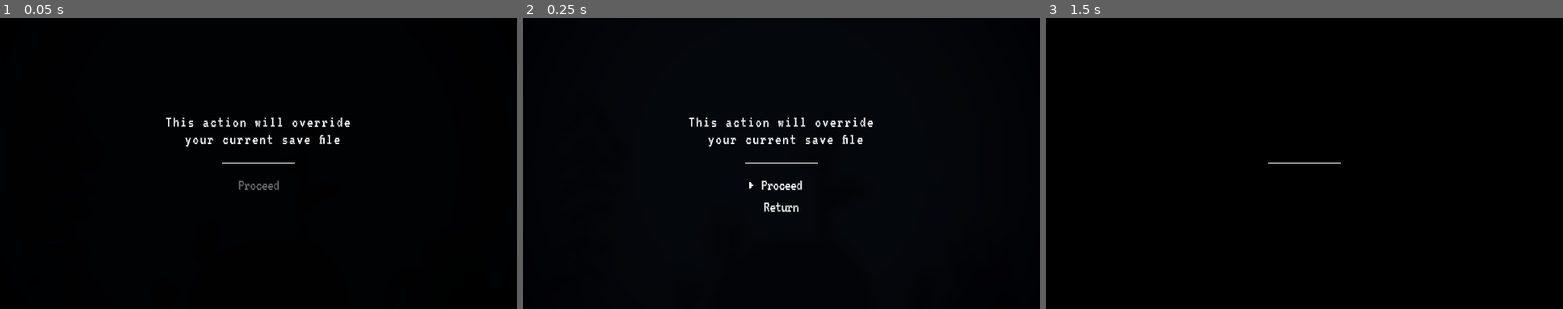
Above: before the commit, frames 1-3 (left to right).
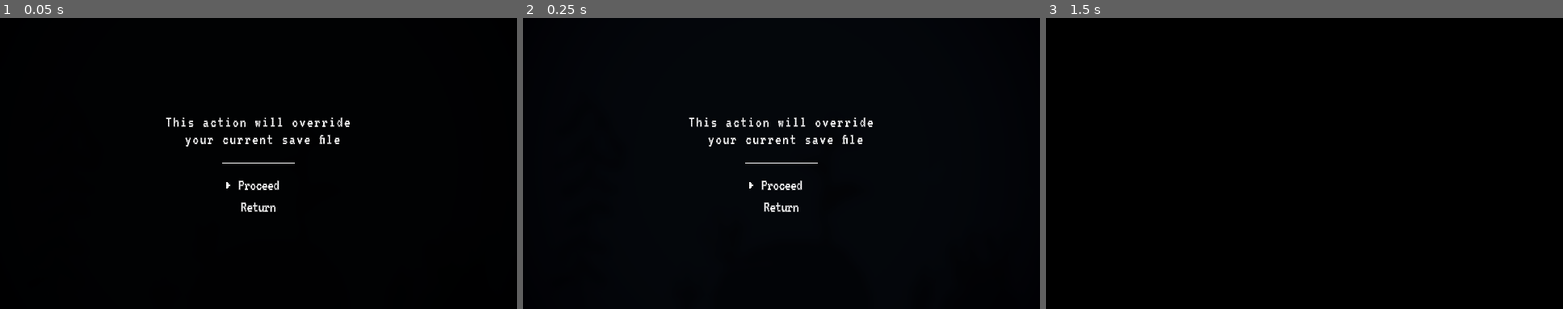
Above: after the commit, the same moments.

Repository: Absolute-Cinema-GameDev/callisto-game
Game: Godot game, scene res://scenes/ui/new_game_warning_screen/new_game_warning_screen.tscn
Same seed, same stepped clock (60 frames per second), same inputs: the game is played once before the commit and once after it. This scene is started directly instead of the project's main scene.
Inputs (mouse positions are in pixels of both pictures, inside the frame that each line leads up to):
- Up to frame 1 (0.05 s): no input
- Up to frame 2 (0.25 s): no input
- Up to frame 3 (1.5 s): click "Proceed" at 0.5 s; tap Enter at 1.25 s; move the mouse to (1418, 148) at 1.27 s; hold D (move_right) from 1.28 s (still down); hold Space (interact) from 1.28 s (still down)

The runs differ from the first frame. In frame 1, 0.3% of the frame differs, in the area x 43-55%, y 55-67%; in frame 2, less than 0.1%; in frame 3, less than 0.1%.
Error in both runs: Invalid assignment of property or key 'current_chapter' with value of type 'int' on a base object of type 'Nil'. (res://scenes/ui/new_game_warning_screen/new_g…

Commit message:
feat: update New Game Warning Screen animations

Diff:
--- a/scenes/ui/new_game_warning_screen/new_game_warning_screen.gd
+++ b/scenes/ui/new_game_warning_screen/new_game_warning_screen.gd
@@ -7,6 +7,7 @@
 const BG_SHOWN_COLOR := Color(1, 1, 1, 0.8)
 
 @onready var bg_color := $BGColor
+@onready var menu_base := $Base
 @onready var warning_message := $Base/Message
 @onready var menu_items := $Base/Items
 
@@ -25,32 +26,18 @@
 	bg_fadeout.play()
 
 	# 2. title fade in
-	var title_fadein = create_tween()
-	title_fadein.stop()
+	var base_fadein = create_tween()
+	base_fadein.stop()
 	(
-		title_fadein
-		. tween_property(warning_message, "self_modulate", Color(SHOWN_COLOR), TITLE_FADE_IN_TIME)
+		base_fadein
+		. tween_property(menu_base, "modulate", Color(SHOWN_COLOR), TITLE_FADE_IN_TIME)
 		. from(HIDDEN_COLOR)
 		. set_trans(Tween.TRANS_CUBIC)
 		. set_ease(Tween.EASE_OUT)
 	)
-	title_fadein.play()
-	await title_fadein.finished
+	base_fadein.play()
+	await base_fadein.finished
 
-	# 3. menu fade in
-	for child in menu_items.get_children():
-		child.modulate = HIDDEN_COLOR
-		var menuitem_fadein = create_tween()
-		menuitem_fadein.stop()
-		(
-			menuitem_fadein
-			. tween_property(child, "modulate", Color(SHOWN_COLOR), MENU_ITEM_FADE_IN_TIME)
-			. from(HIDDEN_COLOR)
-			. set_trans(Tween.TRANS_CUBIC)
-			. set_ease(Tween.EASE_OUT)
-		)
-		menuitem_fadein.play()
-		await get_tree().create_timer(MENU_ITEM_FADE_IN_TIME / 2).timeout
 	is_animation_done = true
 
 
@@ -61,43 +48,27 @@
 	(
 		bg_fadein
 		. tween_property(bg_color, "self_modulate", Color(SHOWN_COLOR), TITLE_FADE_OUT_TIME)
-		. from(HIDDEN_COLOR)
 		. set_trans(Tween.TRANS_CUBIC)
 		. set_ease(Tween.EASE_OUT)
 	)
-	bg_fadein.play()
 
 	# 2. title fade in
-	var title_fadeout = create_tween()
-	title_fadeout.stop()
+	var base_fadeout = create_tween()
+	base_fadeout.stop()
 	(
-		title_fadeout
-		. tween_property(warning_message, "self_modulate", Color(HIDDEN_COLOR), TITLE_FADE_OUT_TIME)
-		. from(SHOWN_COLOR)
+		base_fadeout
+		. tween_property(menu_base, "modulate", Color(HIDDEN_COLOR), TITLE_FADE_OUT_TIME)
 		. set_trans(Tween.TRANS_CUBIC)
 		. set_ease(Tween.EASE_OUT)
 	)
-	title_fadeout.play()
 
-	# 3. menu fade in
-	var menuitems_fadeout = create_tween()
-	menuitems_fadeout.stop()
-	(
-		menuitems_fadeout
-		. tween_property(menu_items, "modulate", Color(HIDDEN_COLOR), TITLE_FADE_OUT_TIME)
-		. from(SHOWN_COLOR)
-		. set_trans(Tween.TRANS_CUBIC)
-		. set_ease(Tween.EASE_OUT)
-	)
-	menuitems_fadeout.play()
-	await get_tree().create_timer(TITLE_FADE_OUT_TIME).timeout
+	bg_fadein.play()
+	base_fadeout.play()
+	await base_fadeout.finished
 
 
 func _ready() -> void:
 	game_controller = Globals.game_controller
-	warning_message.self_modulate = HIDDEN_COLOR
-	for child in menu_items.get_children():
-		child.modulate = HIDDEN_COLOR
 
 	await appear_animation()
 	_grab_focus_first_button()
